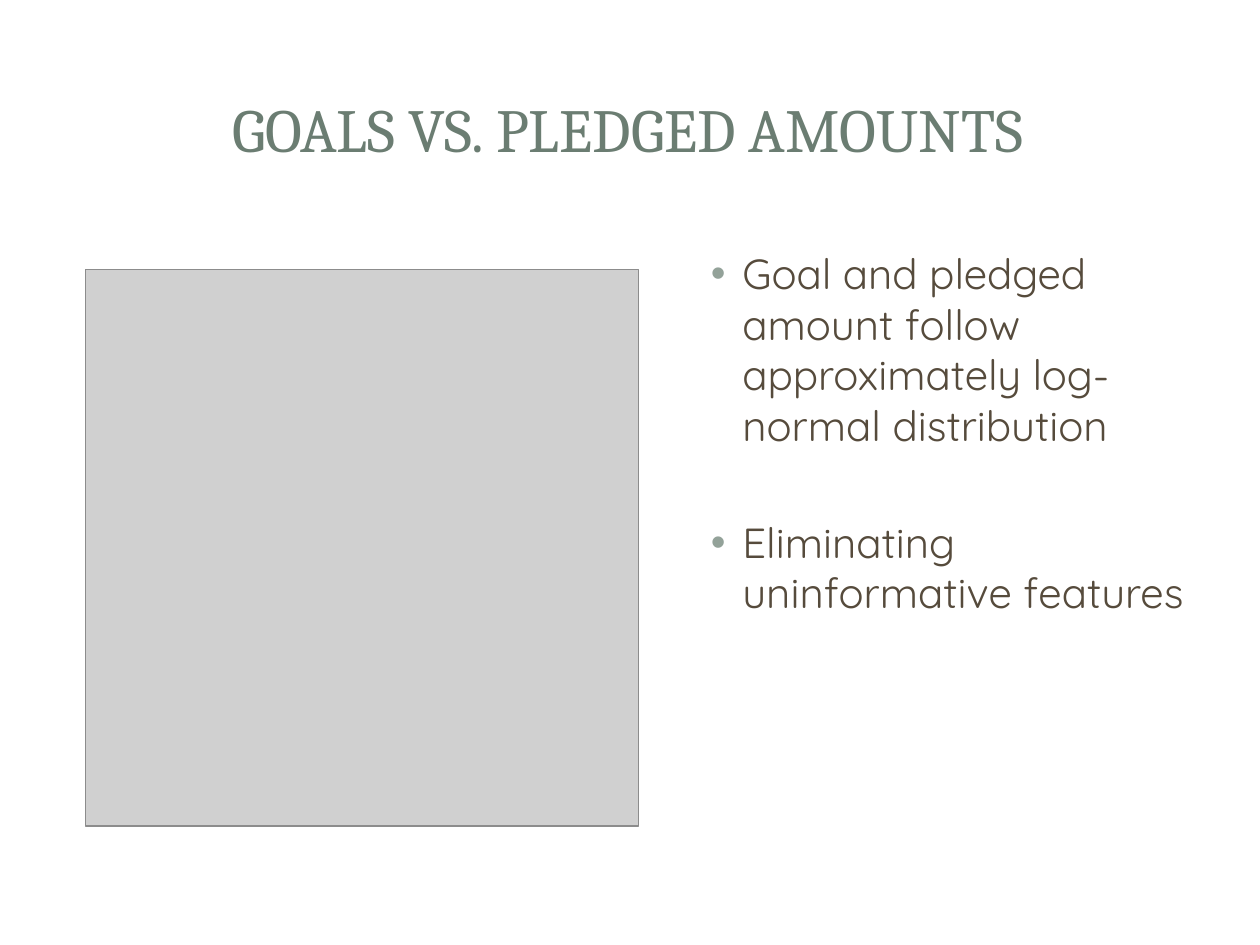
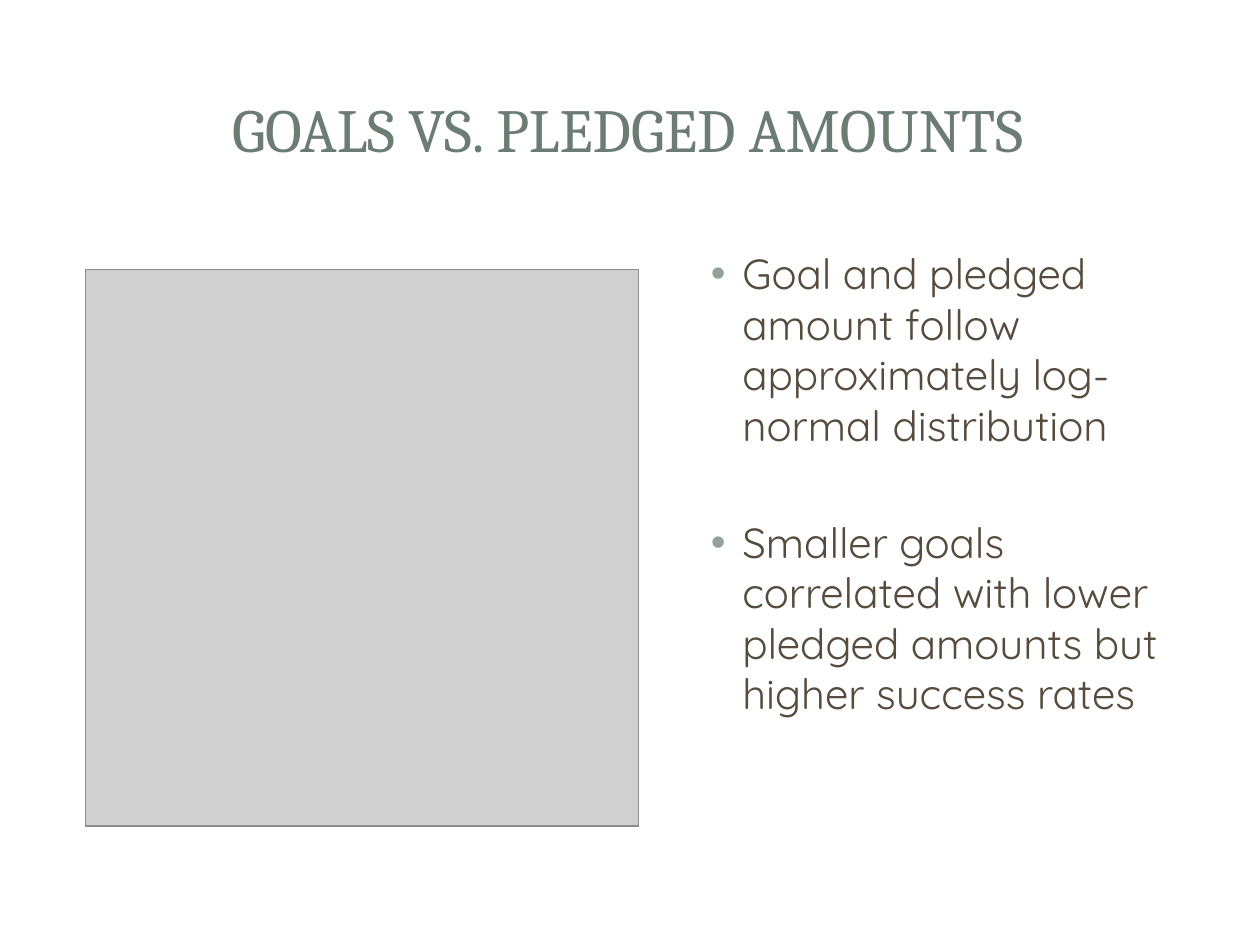
Before and after one commit to vlcekl/ds-crowdfunding, a slide deck: slide 9 of reports/crowdfunding_slidedeck.pptx. Drawn at 1260x945 pixels with LibreOffice and Linux fonts; fonts in the diff are those of the drawing; grey boxes stand for pictures; background and template pictures are left out. Boxes give left, top, right and bottom in pixels: in the first picture for what was removed or moved away, otherwise in the second. Text is boxed around its words. In the diff, an @@ line names an element or a change of style, - is before the commit and + after.

```diff
--- a/reports/crowdfunding_slidedeck.pptx
+++ b/reports/crowdfunding_slidedeck.pptx
@@ text at [742,527,1157,718]: text changed @@
-• Eliminating uninformative features
+• Smaller goals correlated with lower pledged amounts but higher success rates
```
Also in this commit, not shown: 8 other slides changed.
